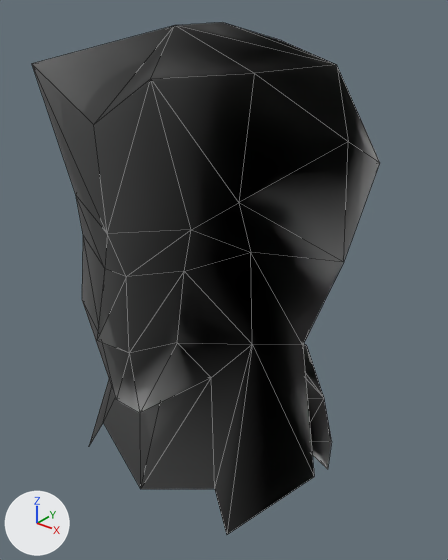
The OBJ model content/players/body/HelmClass03.obj: old version first, new version second.
The view is the same before and after, from a 50 mm camera at (29.1, -32.7, 194.5) aimed at (-3.7, 8.2, 169.1). The lights are fixed; the arrows at lower left show +X, +Y and +Z. The picture after the commit comes second. Mesh edges are drawn as thin lines. Where no turn or scale is listed for an object, it has been applied to the vertices. Vertices at exactly the same position are counted once.

The first picture shows 'HelmClass03'.
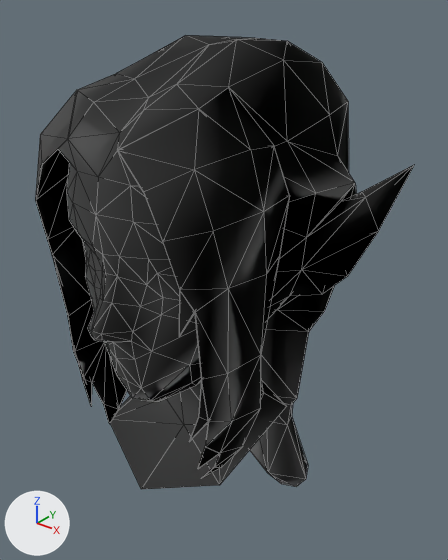
Changed parts and their boxes [x1, y1, x2, y2] in the pictures (448 x 560 px):
```json
{"object": "HelmClass03", "change": "reshaped", "before": [32, 22, 380, 534], "after": [35, 36, 414, 489], "on screen": "9% wider, 12% shorter"}
{"part": 1, "of": "me_helmclass03", "change": "rebuilt", "before": [32, 22, 380, 534], "after": [35, 36, 414, 489], "on screen": "9% wider, 12% shorter"}
{"part": 2, "of": "me_helmclass03", "change": "added", "after": [117, 150, 220, 478]}
{"part": 3, "of": "me_helmclass03", "change": "added", "after": [36, 139, 127, 424]}
{"part": 4, "of": "me_helmclass03", "change": "deleted", "before": [303, 344, 332, 469]}
```

Edits to the scene script, one JSON object a line:
```json
{"block": "me_helmclass03", "where": "# used by ob_helmclass03; location = (0.0, 0.0, 0.0)"}
{"op": "remove", "block": "me_helmclass03", "code": "me_helmclass03.from_pydata(...)  # 75 vertices, 132 faces; spans x -11.4..11.3, y -10.0..25.9, z 135.4..191.9"}
{"op": "add", "block": "me_helmclass03", "code": "me_helmclass03.from_pydata(...)  # 343 vertices, 582 faces; spans x -12.9..12.9, y -10.4..16.1, z 141.6..190.9"}
{"block": "me_helmclass03", "change": "me_helmclass03 part 1: the loose piece of 58 vertices spanning x -11.4..11.3, y -10.0..14.9, z 156.5..191.9 is rebuilt with 287 vertices and now spans x -12.9..12.9, y -10.4..16.1, z 141.6..190.9"}
{"block": "me_helmclass03", "change": "me_helmclass03 part 2: a new loose piece of 28 vertices spanning x 2.2..8.8, y -9.4..-0.4, z 160.2..187.9"}
{"block": "me_helmclass03", "change": "me_helmclass03 part 3: a new loose piece of 28 vertices spanning x -8.8..-2.2, y -9.4..-0.4, z 160.2..187.9"}
{"block": "me_helmclass03", "change": "me_helmclass03 part 4: the loose piece of 17 vertices spanning x -4.8..4.8, y 1.2..25.9, z 135.4..173.6 is deleted"}
```
